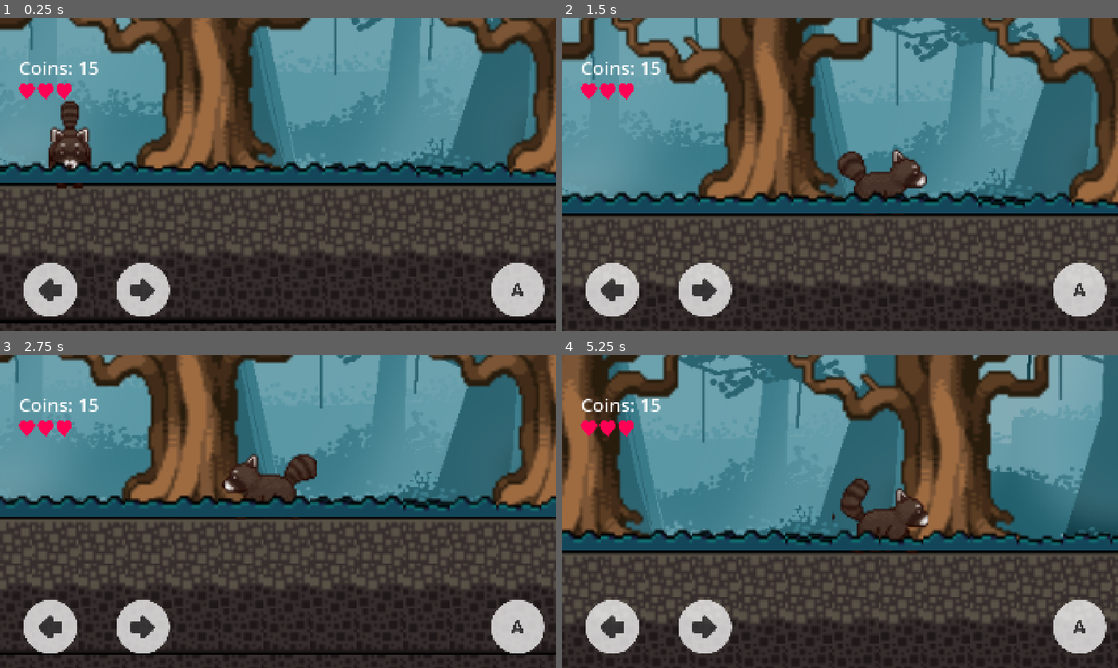
Above: before the commit, frames 1-4 (two rows, left to right).
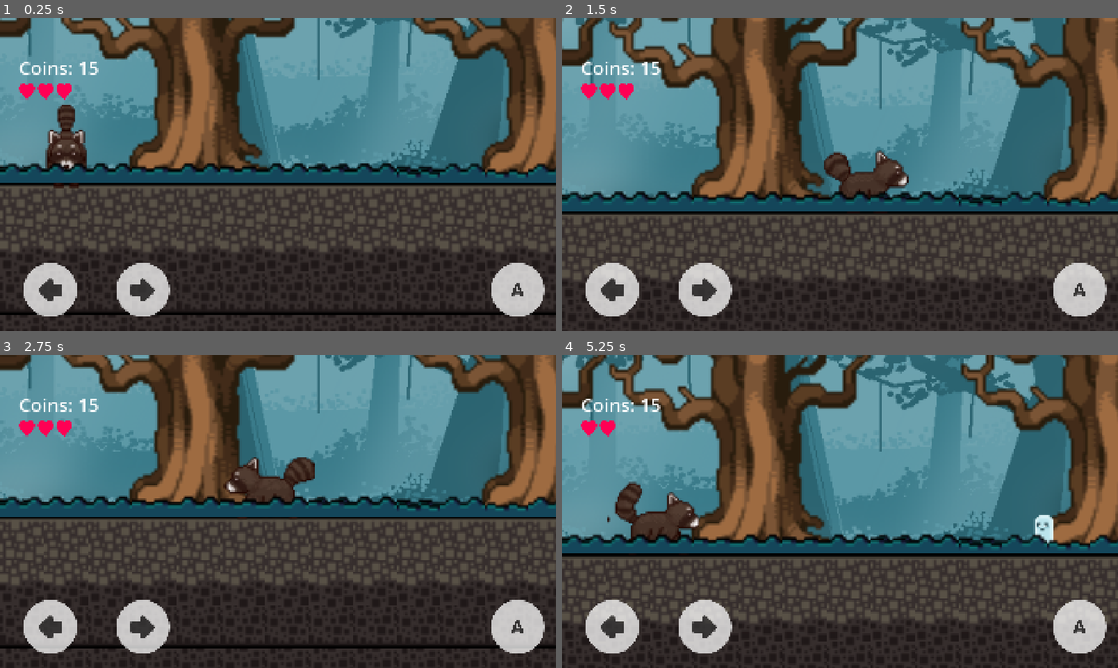
Above: after the commit, the same moments.

Repository: IzaacD-jpg/Testing-Testing
Game: Godot game, scene res://main.tscn
Two runs of this game, one before a commit and one after it. Both use one fixed random seed, a clock stepped at 60 frames per second and the inputs below.
Inputs (mouse positions are in pixels of both pictures, inside the frame that each line leads up to):
- Up to frame 1 (0.25 s): no input
- Up to frame 2 (1.5 s): tap Enter at 0.5 s; move the mouse to (962, 158) at 0.52 s; hold Right (player_1_right) from 0.53 s (still down); tap A (player_2_left) at 0.6 s; click (962, 158) at 0.67 s; tap Up (player_1_jump) at 0.77 s; move the mouse to (728, 190) at 1.27 s; tap D (player_2_right) at 1.35 s
- Up to frame 3 (2.75 s): tap Up (player_1_jump) at 1.52 s; move the mouse to (333, 442) at 2.02 s; release Right (player_1_right) at 2.03 s; hold Left (player_1_left) from 2.03 s (still down); tap A (player_2_left) at 2.1 s
- Up to frame 4 (5.25 s): move the mouse to (812, 574) at 2.77 s; release Left (player_1_left) at 2.78 s; hold Right (player_1_right) 2.78-4.28 s; tap D (player_2_right) at 2.85, 4.35 s; click (812, 574) at 2.92 s; tap Up (player_1_jump) at 3.02, 3.77, 4.52 s; move the mouse to (1006, 558) at 3.52 s; tap A (player_2_left) at 3.6, 5.1 s; move the mouse to (673, 464) at 4.27 s; hold Left (player_1_left) 4.28-5.03 s; move the mouse to (867, 511) at 5.02 s; hold Right (player_1_right) from 5.03 s (still down); click (867, 511) at 5.17 s

The runs differ from the first frame. In frame 1, 28% of the frame differs, in the area x 0-100%, y 0-98%; in frame 2, 33%; in frame 3, 19%; in frame 4, 57%, in the area x 0-100%, y 0-87%.

Commit message:
updated enemies

Diff:
--- a/moddable-platformer-main/moddable-platformer-main/components/enemy/enemy.tscn
+++ b/moddable-platformer-main/moddable-platformer-main/components/enemy/enemy.tscn
@@ -2,22 +2,13 @@
 
 [ext_resource type="Texture2D" uid="uid://dwhi5vmkbnyk4" path="res://assets/enemy.png" id="1_57cf6"]
 [ext_resource type="Script" uid="uid://d003tgo4vrak8" path="res://components/enemy/enemy.gd" id="1_urf0o"]
+[ext_resource type="Texture2D" uid="uid://dy3dhpsqb88dm" path="res://assets/ezgif-split/tile000.png" id="3_5eic1"]
+[ext_resource type="Texture2D" uid="uid://vpnxm5csqcup" path="res://assets/ezgif-split/tile001.png" id="4_43fgs"]
+[ext_resource type="Texture2D" uid="uid://bb6te7uu66ar6" path="res://assets/ezgif-split/tile002.png" id="5_k83e4"]
 
 [sub_resource type="AtlasTexture" id="AtlasTexture_5r7qd"]
 atlas = ExtResource("1_57cf6")
 region = Rect2(444, 0, 128, 128)
-
-[sub_resource type="AtlasTexture" id="AtlasTexture_77x52"]
-atlas = ExtResource("1_57cf6")
-region = Rect2(0, 0, 128, 128)
-
-[sub_resource type="AtlasTexture" id="AtlasTexture_emkhg"]
-atlas = ExtResource("1_57cf6")
-region = Rect2(148, 0, 128, 128)
-
-[sub_resource type="AtlasTexture" id="AtlasTexture_ltgan"]
-atlas = ExtResource("1_57cf6")
-region = Rect2(296, 0, 128, 128)
 
 [sub_resource type="SpriteFrames" id="SpriteFrames_2xpc5"]
 animations = [{
@@ -31,13 +22,13 @@
 }, {
 "frames": [{
 "duration": 1.0,
-"texture": SubResource("AtlasTexture_77x52")
+"texture": ExtResource("3_5eic1")
 }, {
 "duration": 1.0,
-"texture": SubResource("AtlasTexture_emkhg")
+"texture": ExtResource("4_43fgs")
 }, {
 "duration": 1.0,
-"texture": SubResource("AtlasTexture_ltgan")
+"texture": ExtResource("5_k83e4")
 }],
 "loop": true,
 "name": &"walk",
@@ -45,7 +36,7 @@
 }]
 
 [sub_resource type="RectangleShape2D" id="RectangleShape2D_kii40"]
-size = Vector2(48, 78)
+size = Vector2(81, 88)
 
 [sub_resource type="RectangleShape2D" id="RectangleShape2D_cepcq"]
 size = Vector2(82, 83)
@@ -59,7 +50,8 @@
 
 [node name="AnimatedSprite2D" type="AnimatedSprite2D" parent="."]
 unique_name_in_owner = true
-position = Vector2(0, -64)
+position = Vector2(1, -49)
+scale = Vector2(4.80858, 4.78609)
 sprite_frames = SubResource("SpriteFrames_2xpc5")
 animation = &"walk"
 autoplay = "walk"
@@ -75,7 +67,7 @@
 collision_mask = 5
 
 [node name="CollisionShape2D" type="CollisionShape2D" parent="."]
-position = Vector2(0, -39)
+position = Vector2(-0.5, -34)
 shape = SubResource("RectangleShape2D_kii40")
 
 [node name="Hitbox" type="Area2D" parent="."]
--- a/moddable-platformer-main/moddable-platformer-main/main.tscn
+++ b/moddable-platformer-main/moddable-platformer-main/main.tscn
@@ -79,7 +79,7 @@
 
 [node name="Camera2D" type="Camera2D" parent="Player"]
 position = Vector2(-11.4286, -45.7143)
-zoom = Vector2(10, 10)
+zoom = Vector2(9.5, 9.5)
 limit_left = 0
 limit_bottom = 1080
 position_smoothing_enabled = true
@@ -88,13 +88,28 @@
 [node name="HUD" parent="." instance=ExtResource("6_mp7wy")]
 
 [node name="Enemy" parent="." instance=ExtResource("9_l6smt")]
-position = Vector2(1600, 704)
+position = Vector2(339, -68)
+scale = Vector2(0.13965, 0.144974)
+collision_layer = 1
+collision_mask = 7
+floor_stop_on_slope = false
+speed = 20.0
 
 [node name="Enemy2" parent="." instance=ExtResource("9_l6smt")]
-position = Vector2(1920, 576)
+position = Vector2(369, -75)
+scale = Vector2(0.13965, 0.144974)
+collision_layer = 1
+collision_mask = 7
+floor_stop_on_slope = false
+speed = 20.0
 
 [node name="Enemy3" parent="." instance=ExtResource("9_l6smt")]
-position = Vector2(4096, 960)
+position = Vector2(280, -77)
+scale = Vector2(0.13965, 0.144974)
+collision_layer = 1
+collision_mask = 7
+floor_stop_on_slope = false
+speed = 20.0
 
 [node name="Flag" parent="." instance=ExtResource("12_dkbog")]
 position = Vector2(5392, -80)
Binary file added: moddable-platformer-main/moddable-platformer-main/assets/ezgif-split/tile000.png
Not shown, added: moddable-platformer-main/moddable-platformer-main/assets/ezgif-split/tile000.png.import
Binary file added: moddable-platformer-main/moddable-platformer-main/assets/ezgif-split/tile001.png
Not shown, added: moddable-platformer-main/moddable-platformer-main/assets/ezgif-split/tile001.png.import
Binary file added: moddable-platformer-main/moddable-platformer-main/assets/ezgif-split/tile002.png
Not shown, added: moddable-platformer-main/moddable-platformer-main/assets/ezgif-split/tile002.png.import
Binary file added: moddable-platformer-main/moddable-platformer-main/assets/ezgif-split/tile003.png
Not shown, added: moddable-platformer-main/moddable-platformer-main/assets/ezgif-split/tile003.png.import
Binary file added: moddable-platformer-main/moddable-platformer-main/assets/ezgif-split/tile004.png
Not shown, added: moddable-platformer-main/moddable-platformer-main/assets/ezgif-split/tile004.png.import
Binary file added: moddable-platformer-main/moddable-platformer-main/assets/ezgif-split/tile005.png
Not shown, added: moddable-platformer-main/moddable-platformer-main/assets/ezgif-split/tile005.png.import
(and 116 more such lines)
